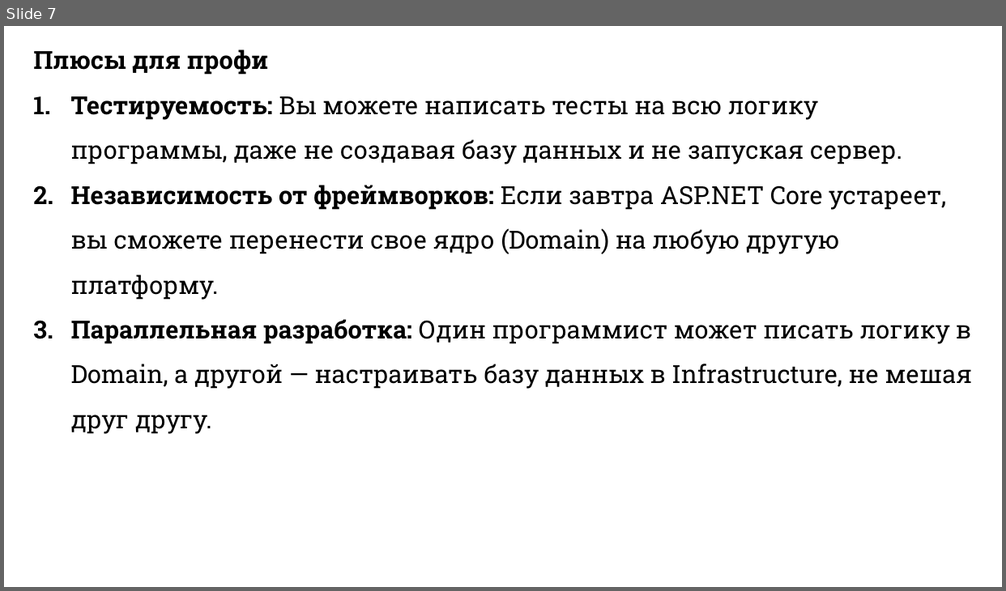
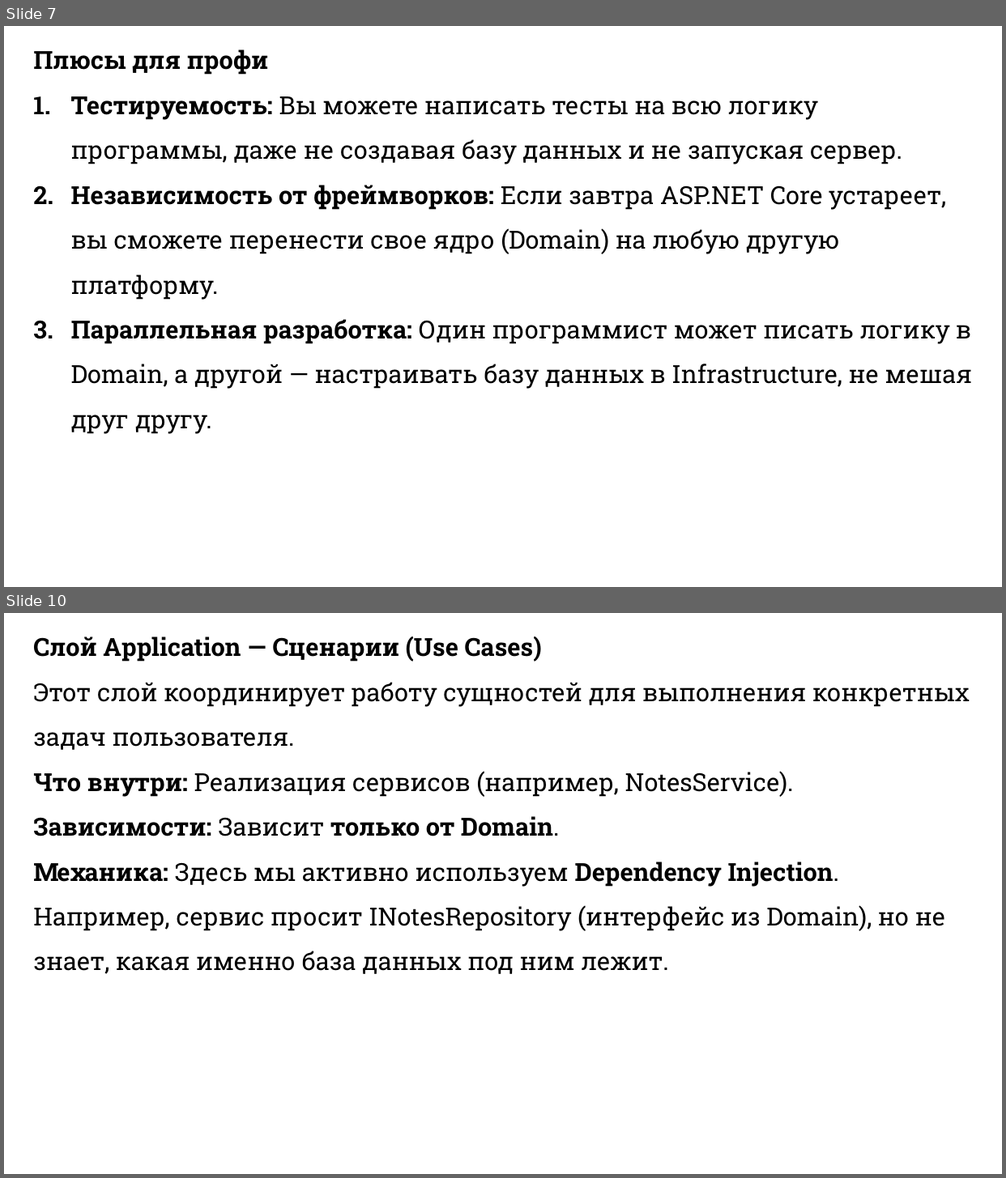
Before and after one commit to DaniilKlyukin/OOP-6, a slide deck: Лекции/ООП 2 лек 8.pptx. Shown one above the other, each under a label of ours: slide 7 before the commit, slides 7 and 10 after it; the slides between them are not shown. The pictures are 1006x591 and 1006x1178 pixels, drawn with LibreOffice and Linux fonts; fonts in the diff are those of the drawing. Boxes give left, top, right and bottom in pixels: in the first picture for what was removed or moved away, otherwise in the second. Text is boxed around its words. In the diff, an @@ line names an element or a change of style, - is before the commit and + after.

```diff
--- a/Лекции/ООП 2 лек 8.pptx
+++ b/Лекции/ООП 2 лек 8.pptx
@@ slide 10 added at (x1=4, y1=613, x2=1002, y2=1174), background #FFFFFF @@
@@ text added at (x1=33, y1=636, x2=970, y2=974), 24 pt, text #000000 @@
+Слой Application — Сценарии (Use Cases)
+Этот слой координирует работу сущностей для выполнения конкретных задач пользователя.
+Что внутри: Реализация сервисов (например, NotesService).
+Зависимости: Зависит только от Domain.
+Механика: Здесь мы активно используем Dependency Injection. Например, сервис просит INotesRepository (интерфейс из Domain), но не знает, какая именно база данных под ним лежит.
```
Also in this commit, not shown: 25 other slides added, 1 slide removed, 4 other files.
